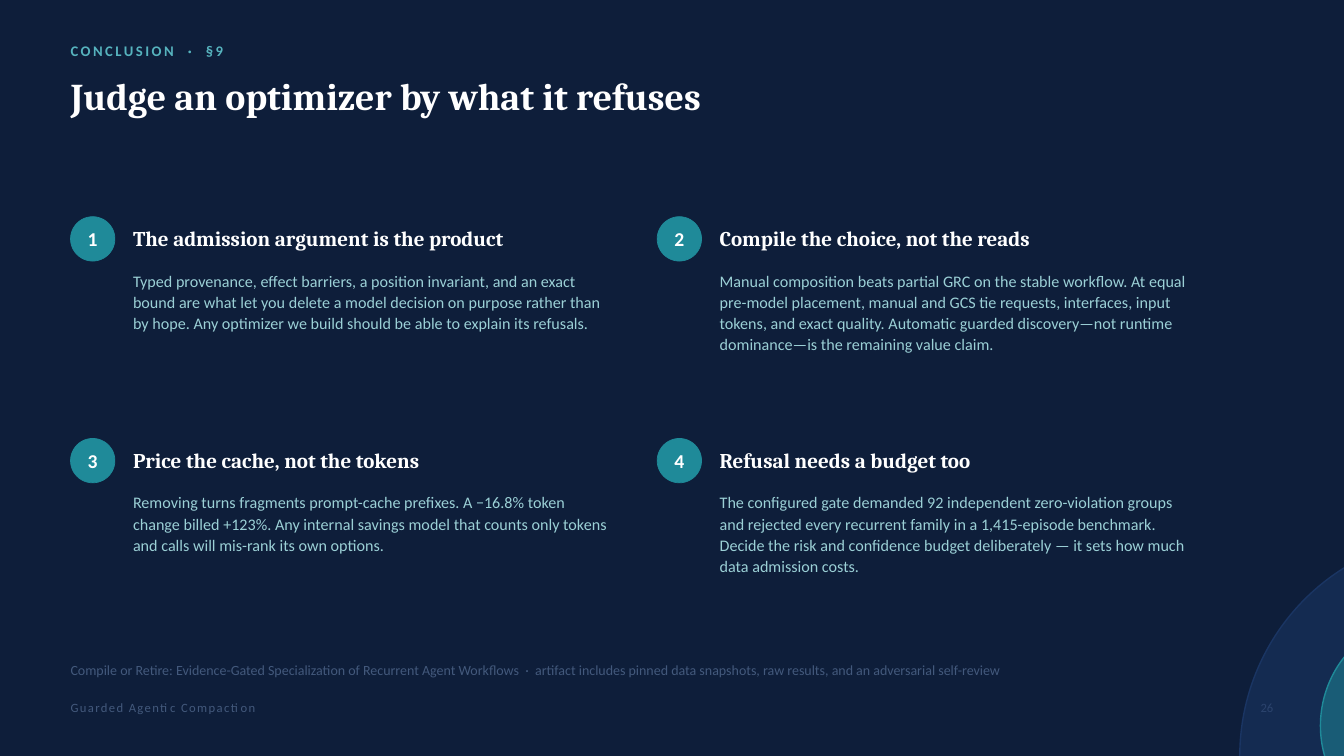
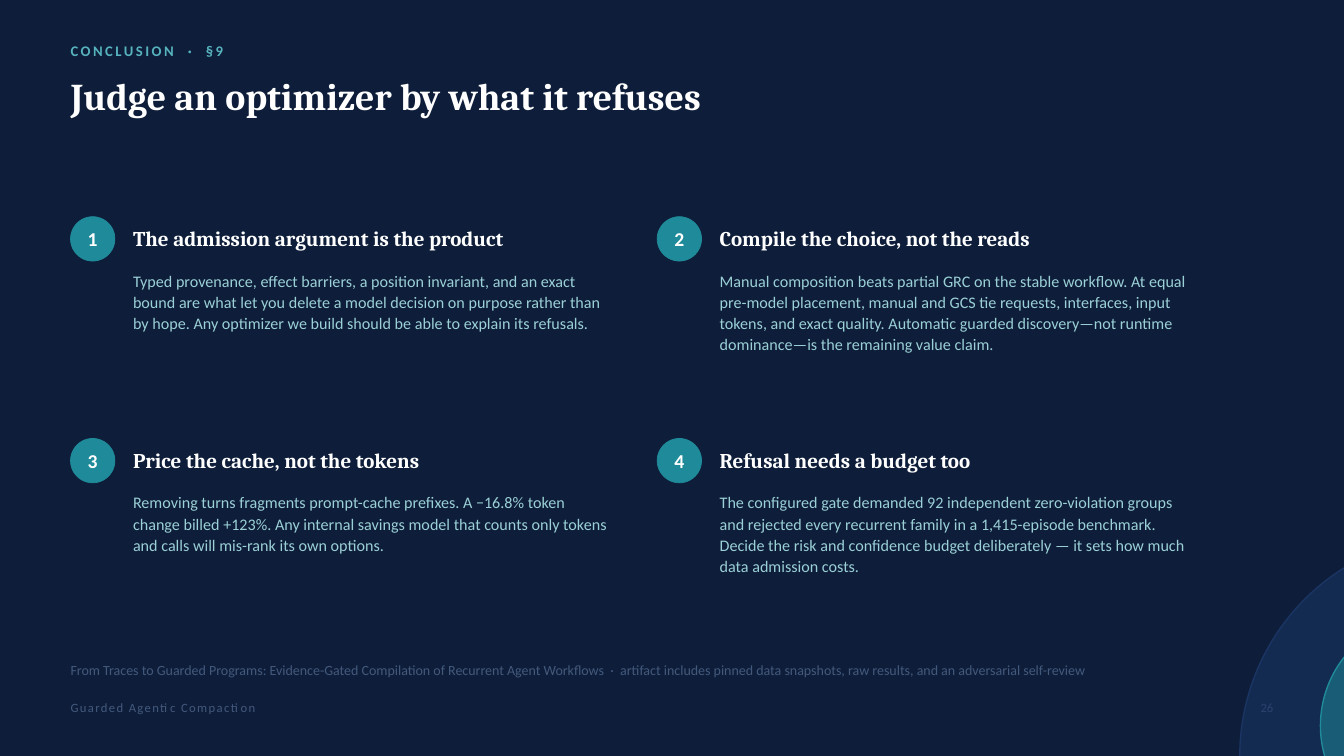
Before and after one commit to rrahimi-uci/guarded-agentic-compaction, a slide deck: slide 26 of paper/slides/compiling-recurrent-agent-workflows-into-guarded-programs-detailed.pptx. Drawn at 1344x756 pixels with LibreOffice and Linux fonts; fonts in the diff are those of the drawing. Boxes give left, top, right and bottom in pixels: in the first picture for what was removed or moved away, otherwise in the second. Text is boxed around its words. In the diff, an @@ line names an element or a change of style, - is before the commit and + after.

Commit message:
Revert "paper: propagate the Compile or Retire retitle to every build and doc"
This reverts commit e5149522c9f89a160de163750c6a9b62ed730ca7.

```diff
--- a/paper/slides/compiling-recurrent-agent-workflows-into-guarded-programs-detailed.pptx
+++ b/paper/slides/compiling-recurrent-agent-workflows-into-guarded-programs-detailed.pptx
@@ text at (x1=71, y1=665, x2=1085, y2=677): text changed @@
-Compile or Retire: Evidence-Gated Specialization of Recurrent Agent Workflows · artifact includes pinned data snapshots, raw results, and an adversarial self-review
+From Traces to Guarded Programs: Evidence-Gated Compilation of Recurrent Agent Workflows · artifact includes pinned data snapshots, raw results, and an adversarial self-review
```
Also in this commit, not shown: 1 other slide changed, 21 other files.
